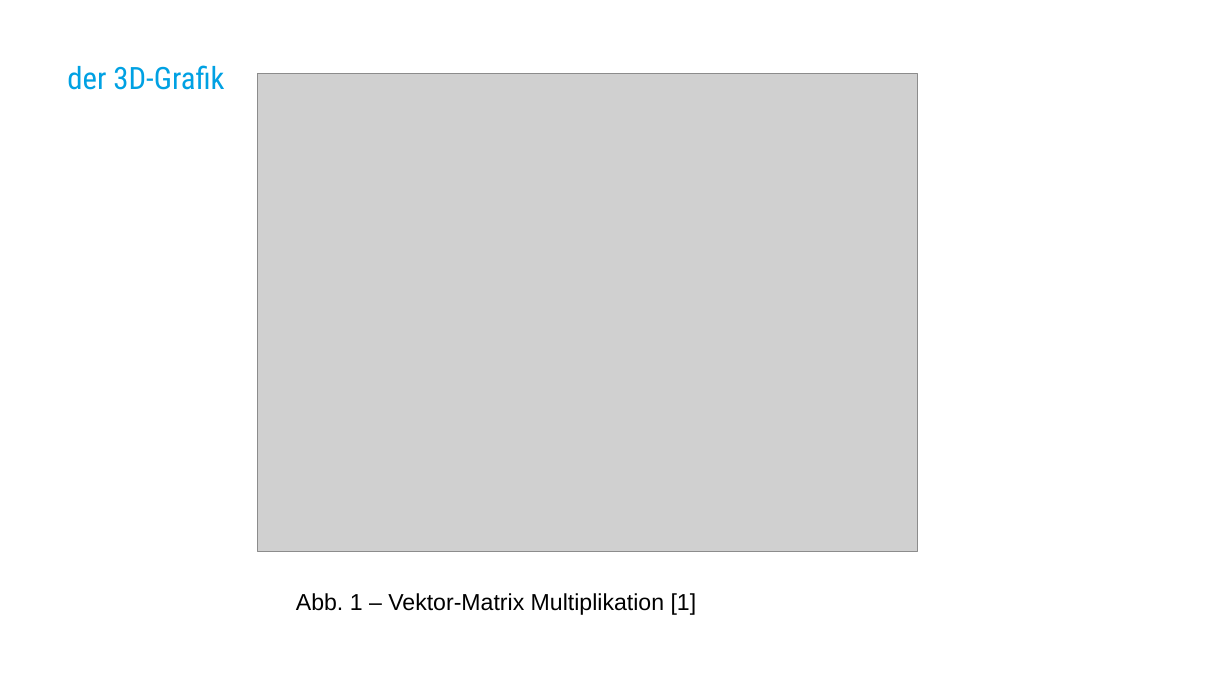
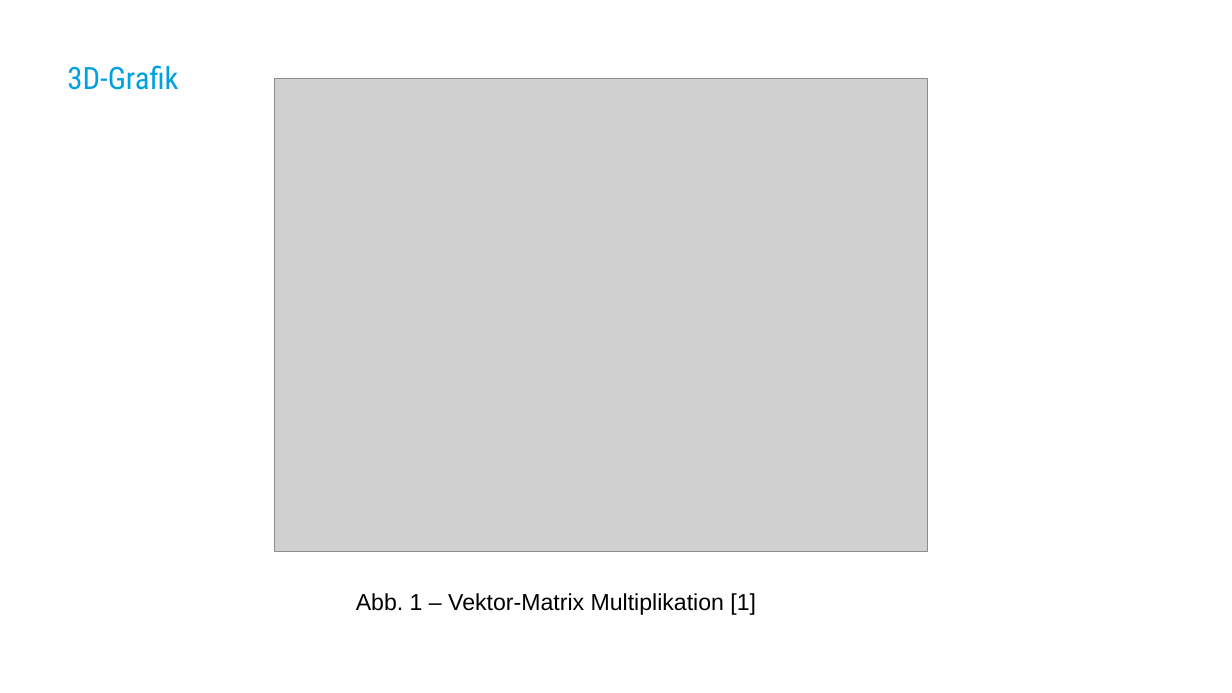
Before and after one commit to WolfgangBischoffTHAB/Bacherlorarbeit_Presentation, a slide deck: slide 6 of MatrixMultiplicationNEORV32.odp. Drawn at 1232x693 pixels with LibreOffice and Linux fonts; fonts in the diff are those of the drawing; grey boxes stand for pictures; background and template pictures are left out. Boxes give left, top, right and bottom in pixels: in the first picture for what was removed or moved away, otherwise in the second. Text is boxed around its words. In the diff, an @@ line names an element or a change of style, - is before the commit and + after.

Commit message:
Work on Presentation

```diff
--- a/MatrixMultiplicationNEORV32.odp
+++ b/MatrixMultiplicationNEORV32.odp
@@ title at (x1=67, y1=65, x2=178, y2=90): text changed @@
-der 3D-Grafik
+3D-Grafik
@@ picture resized from (x1=258, y1=73, x2=918, y2=552) to (x1=274, y1=79, x2=927, y2=552) @@
@@ text "Abb. 1 – Vektor-Matrix Multiplikation ..." moved from (x1=296, y1=593, x2=697, y2=615) to (x1=356, y1=593, x2=756, y2=615) @@
```
Also in this commit, not shown: 2 other slides changed, 1 slide added, 10 other files.
